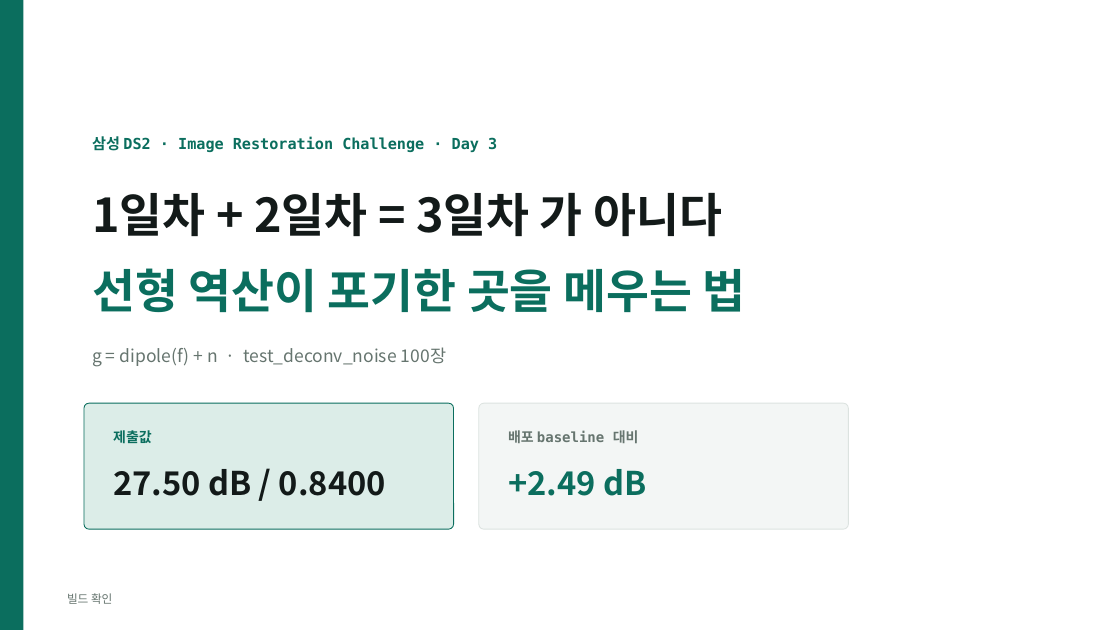
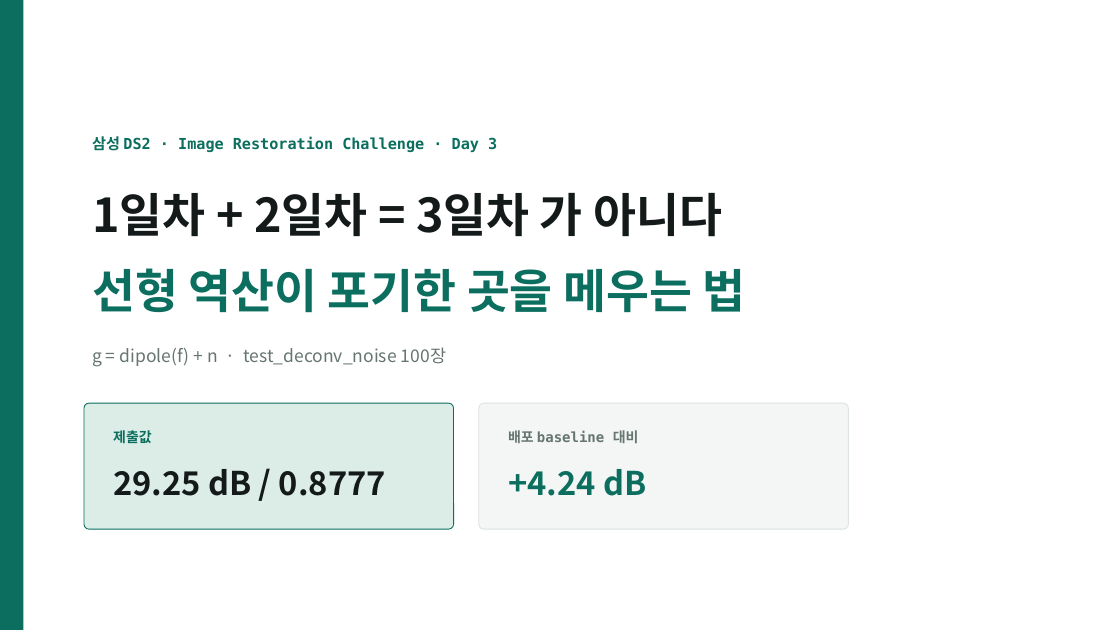
Before and after one commit to kithhooni-commits/ds-practice, a slide deck: slide 1 of 실습5/실습5_day3_발표.pptx. Drawn at 1120x630 pixels with LibreOffice and Linux fonts; fonts in the diff are those of the drawing. Boxes give left, top, right and bottom in pixels: in the first picture for what was removed or moved away, otherwise in the second. Text is boxed around its words. In the diff, an @@ line names an element or a change of style, - is before the commit and + after.

```diff
--- a/실습5/실습5_day3_발표.pptx
+++ b/실습5/실습5_day3_발표.pptx
@@ text at (x1=113, y1=469, x2=386, y2=496): text changed @@
-27.50 dB / 0.8400
+29.25 dB / 0.8777
@@ text at (x1=508, y1=469, x2=646, y2=496): text changed @@
-+2.49 dB
++4.24 dB
@@ text removed at (x1=67, y1=593, x2=112, y2=604) @@
-빌드 확인
```
Also in this commit, not shown: 4 other slides changed, 2 slides added, 1 other file.
